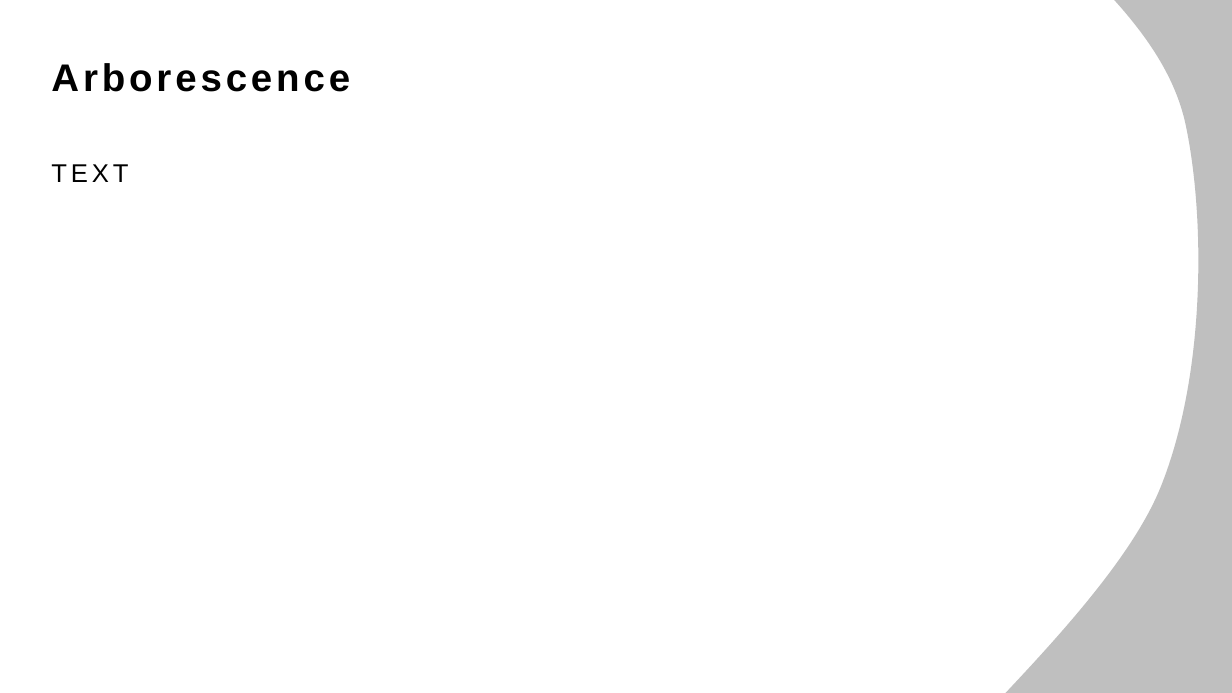
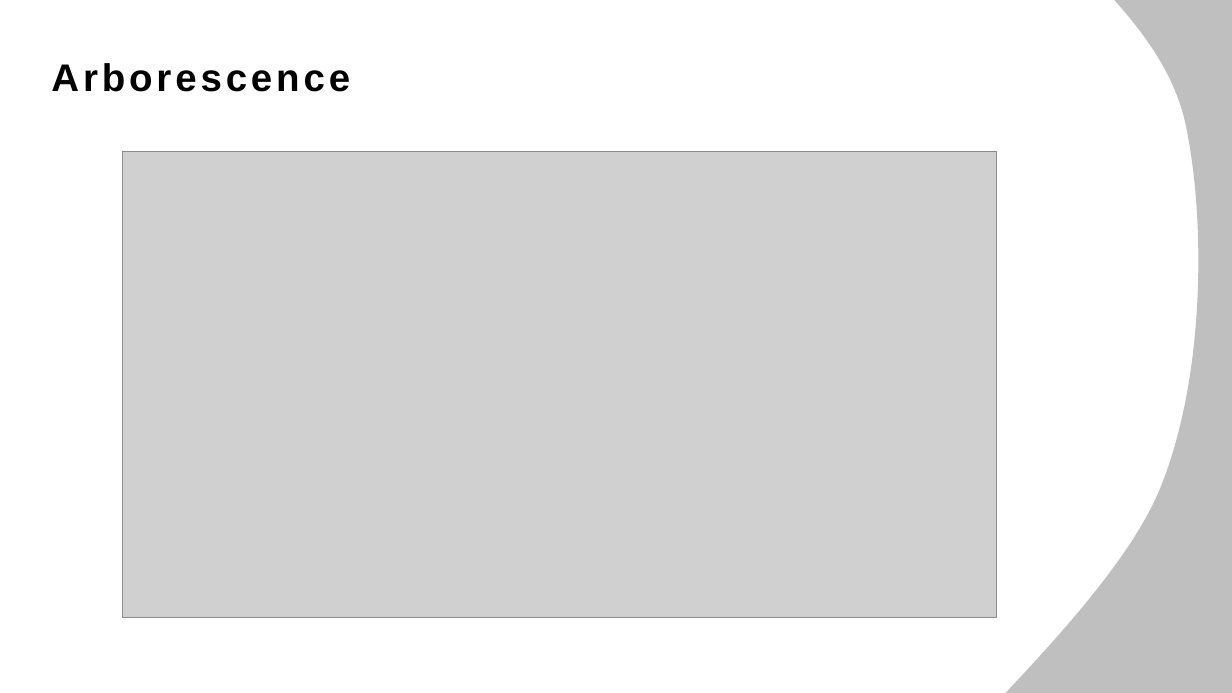
Before and after one commit to Adrien-Ray/visualtgr, a slide deck: slide 10 of design/AD/dossier-conception/dossier-conception.pptx (slide 11 before the commit). Drawn at 1232x693 pixels with LibreOffice and Linux fonts; fonts in the diff are those of the drawing; grey boxes stand for pictures. Boxes give left, top, right and bottom in pixels: in the first picture for what was removed or moved away, otherwise in the second. Text is boxed around its words. In the diff, an @@ line names an element or a change of style, - is before the commit and + after.

```diff
--- a/design/AD/dossier-conception/dossier-conception.pptx
+++ b/design/AD/dossier-conception/dossier-conception.pptx
@@ text removed at box(51, 164, 128, 182) @@
-TEXT
@@ picture added at box(122, 152, 996, 617) @@
```
Also in this commit, not shown: 8 other slides changed, 3 slides removed, 5 other files.
